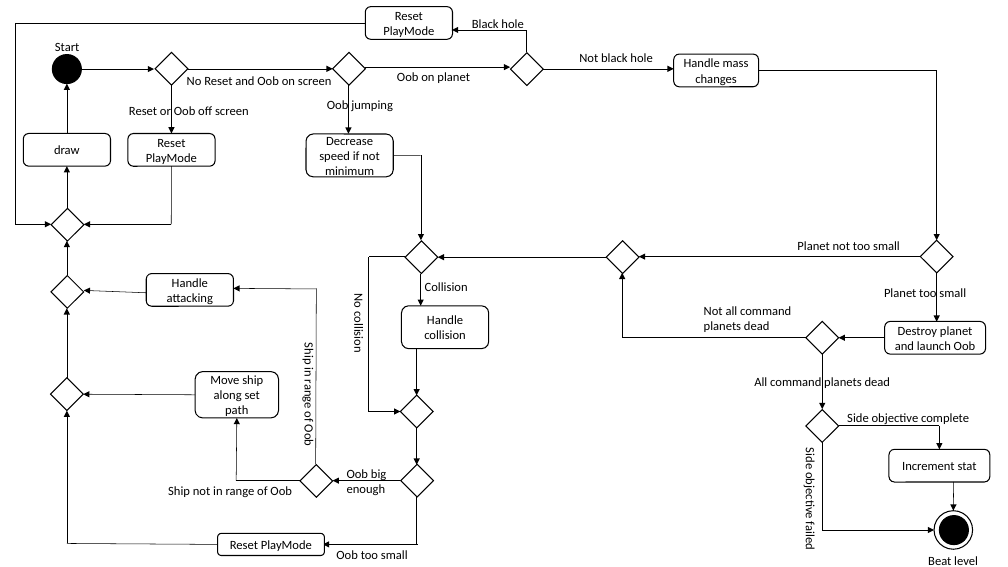
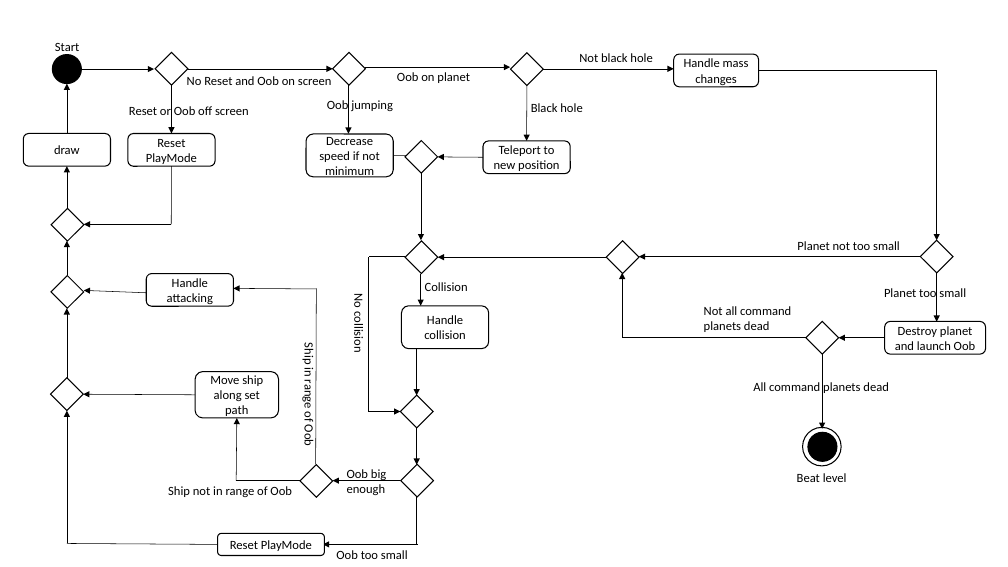
Before and after one commit to bs672/TBFO-VideoGame, a slide deck: slide 2 of Architecture Specification Documents/Diagrams.pptx. Drawn at 1008x567 pixels with LibreOffice and Linux fonts; fonts in the diff are those of the drawing. Boxes give left, top, right and bottom in pixels: in the first picture for what was removed or moved away, otherwise in the second. Text is boxed around its words. In the diff, an @@ line names an element or a change of style, - is before the commit and + after.

```diff
--- a/Architecture Specification Documents/Diagrams.pptx
+++ b/Architecture Specification Documents/Diagrams.pptx
@@ line removed from (365, 23) to (15, 23) @@
@@ line removed from (15, 23) to (15, 225) @@
@@ rounded rectangle removed at box(365, 7, 452, 39) @@
-Reset PlayMode
@@ line removed from (526, 52) to (526, 30) @@
@@ arrow moved from (527, 30) - (452, 30) to (527, 85) - (527, 141) @@
@@ text "Black hole": place and size @@
-text "Black hole" at box(472, 19, 523, 31)
+text "Black hole" at box(531, 103, 582, 112)
@@ rectangle: place and size @@
-rectangle at box(806, 410, 839, 443)
+rectangle at box(405, 140, 438, 173)
@@ rounded rectangle added at box(483, 141, 570, 173), fill #FFFFFF, outline #000000 1 pt, 12 pt, text #000000 @@
+Teleport to new position
@@ arrow moved from (15, 225) - (51, 225) to (483, 157) - (438, 157) @@
@@ arrow moved from (823, 354) - (823, 409) to (823, 354) - (823, 429) @@
@@ text "All command planets dead": place and size @@
-text "All command planets dead" at box(754, 377, 890, 388)
+text "All command planets dead" at box(753, 382, 888, 393)
@@ text removed at box(847, 413, 969, 426) @@
-Side objective complete
@@ 2 ellipses, 1 text: place and size @@
-2 ellipses, 1 text at box(928, 511, 978, 565)
+2 ellipses, 1 text at box(797, 427, 847, 482)
@@ line removed from (823, 442) to (823, 530) @@
@@ line removed from (839, 426) to (940, 426) @@
@@ rounded rectangle removed at box(889, 449, 990, 482) @@
-Increment stat
@@ arrow removed from (940, 426) to (940, 449) @@
@@ text removed at box(802, 450, 817, 549) @@
-Side objective failed
@@ arrow removed from (954, 482) to (954, 511) @@
@@ arrow removed from (823, 530) to (935, 530) @@
```
Also in this commit, not shown: 1 other slide changed, 2 other files.
